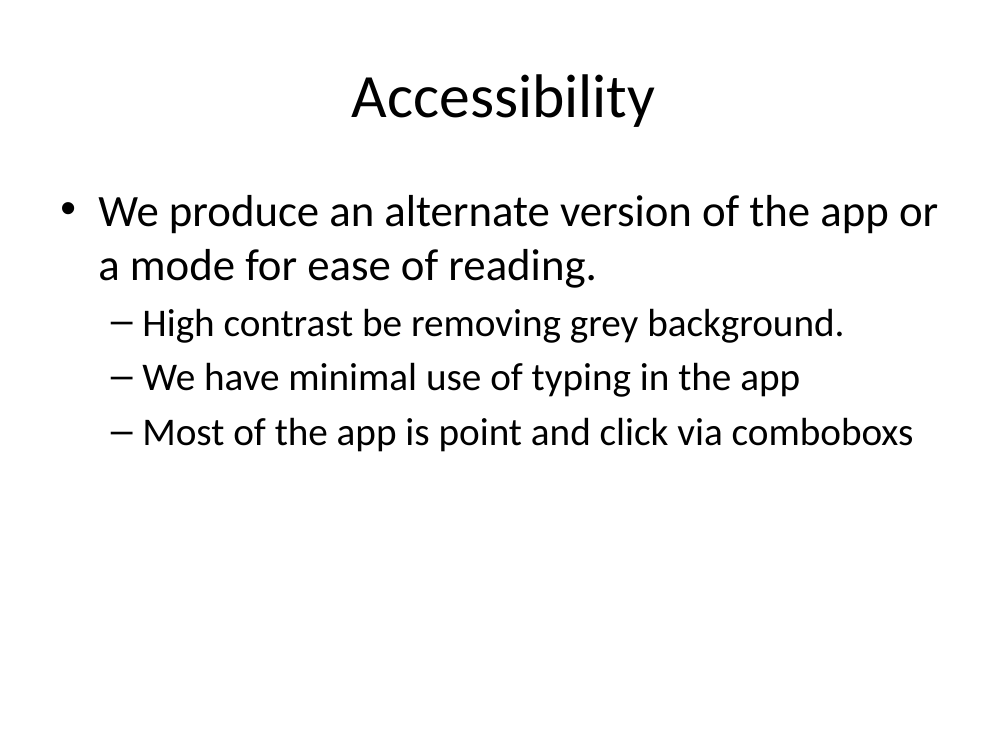
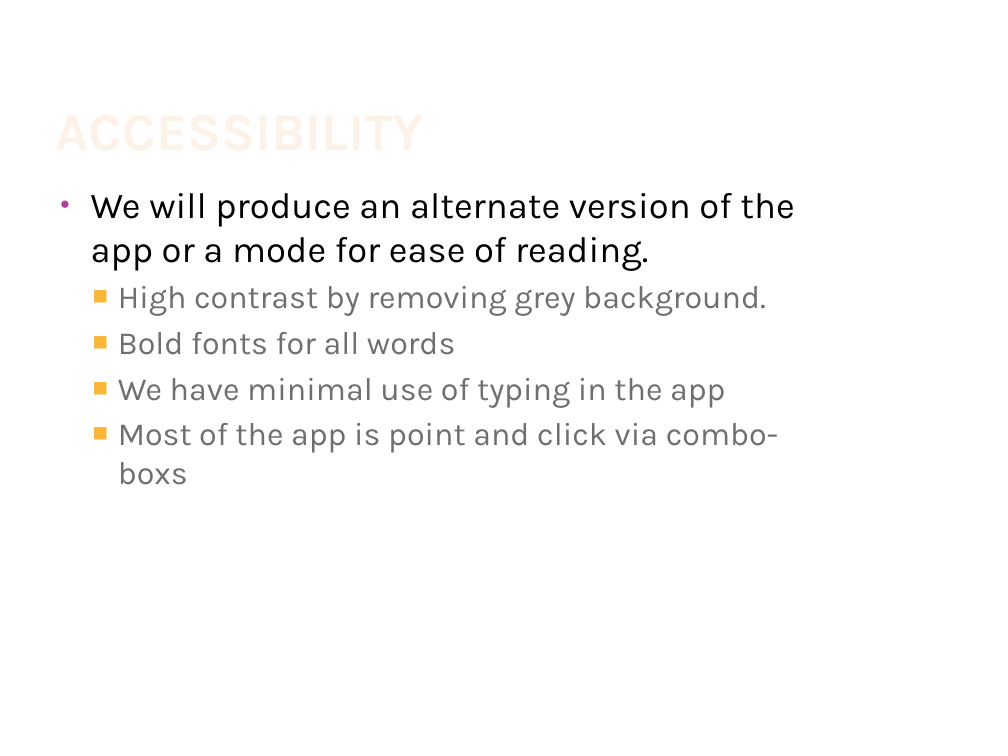
Before and after one commit to JamieShamilian/gamer, a slide deck: slide 18 of doc/GamerSelect.pptx (slide 15 before the commit). Drawn at 1008x756 pixels with LibreOffice and Linux fonts; fonts in the diff are those of the drawing; background and template pictures are left out. Boxes give left, top, right and bottom in pixels: in the first picture for what was removed or moved away, otherwise in the second. Text is boxed around its words. In the diff, an @@ line names an element or a change of style, - is before the commit and + after.

Commit message:
Add files via upload
update background, competition, database info

```diff
--- a/doc/GamerSelect.pptx
+++ b/doc/GamerSelect.pptx
@@ title "ACCESSIBILITY" at [50,35,849,161]: vertical alignment middle to bottom @@
@@ title at [352,74,656,127]: text changed; size 44 to 38 pt; font Calibri to Karla; text colour #000000 to gradient #FEF7F1 to #FEF3E8 to #FBCF9C to #F9B94C; bold on @@
-Accessibility
+ACCESSIBILITY
@@ text at [91,193,794,355]: text changed; size 32 to 26 pt; font Calibri to Karla @@
-• We produce an alternate version of the app or a mode for ease of reading.
-  – High contrast be removing grey background.
+• We will produce an alternate version of the app or a mode for ease of reading.
+  ■ High contrast by removing grey background.
+  ■ Bold fonts for all words
@@ text at [118,378,725,408]: size 28 to 23 pt, font Calibri to Karla, text colour #000000 to #707070 in "We have minimal use of typing in ..."; bullet – to ■ @@
@@ text at [118,423,778,485]: text changed; size 28 to 23 pt; font Calibri to Karla; text colour #000000 to #707070 @@
-  – Most of the app is point and click via comboboxs
+  ■ Most of the app is point and click via combo-boxs
```
Also in this commit, not shown: 17 other slides changed, 3 slides added.
